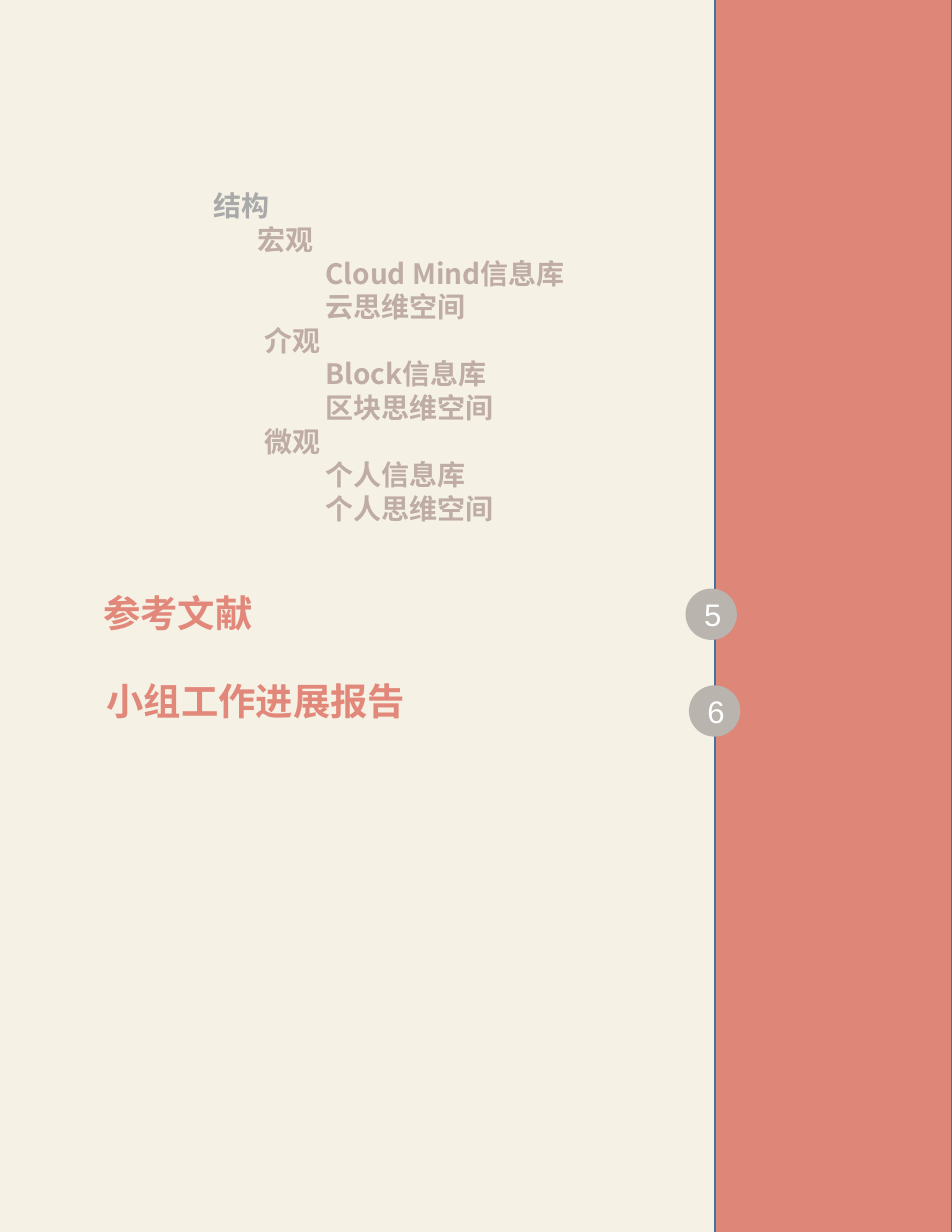
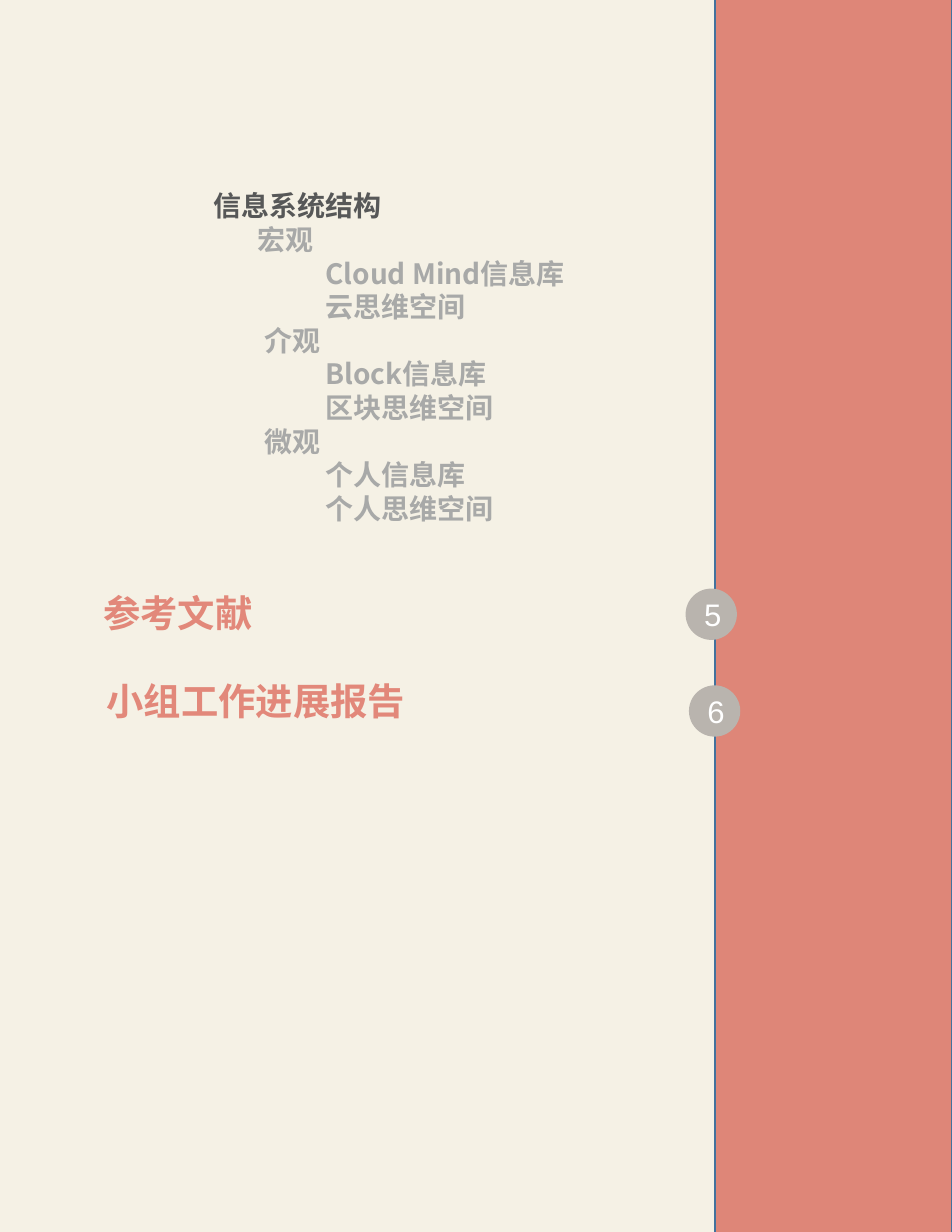
Before and after one commit to XLP-Based-Courses/-, a slide deck: slide 6 of 学习报告文本/学习报告模板.pptx. Drawn at 952x1232 pixels with LibreOffice and Linux fonts; fonts in the diff are those of the drawing. Boxes give left, top, right and bottom in pixels: in the first picture for what was removed or moved away, otherwise in the second. Text is boxed around its words. In the diff, an @@ line names an element or a change of style, - is before the commit and + after.

```diff
--- a/学习报告文本/学习报告模板.pptx
+++ b/学习报告文本/学习报告模板.pptx
@@ text at box(213, 192, 381, 219): text changed; text colour #A8A9A8 to #575858 @@
-结构
+信息系统结构
@@ text at box(258, 226, 564, 522): text colour #BFADA5 to #A8A9A8 in "宏观", "Cloud Mind信息库", "云思维空间", "介观" and 5 more places @@
```
Also in this commit, not shown: 7 other slides changed, 4 slides added, 1 slide removed, 6 other files.
